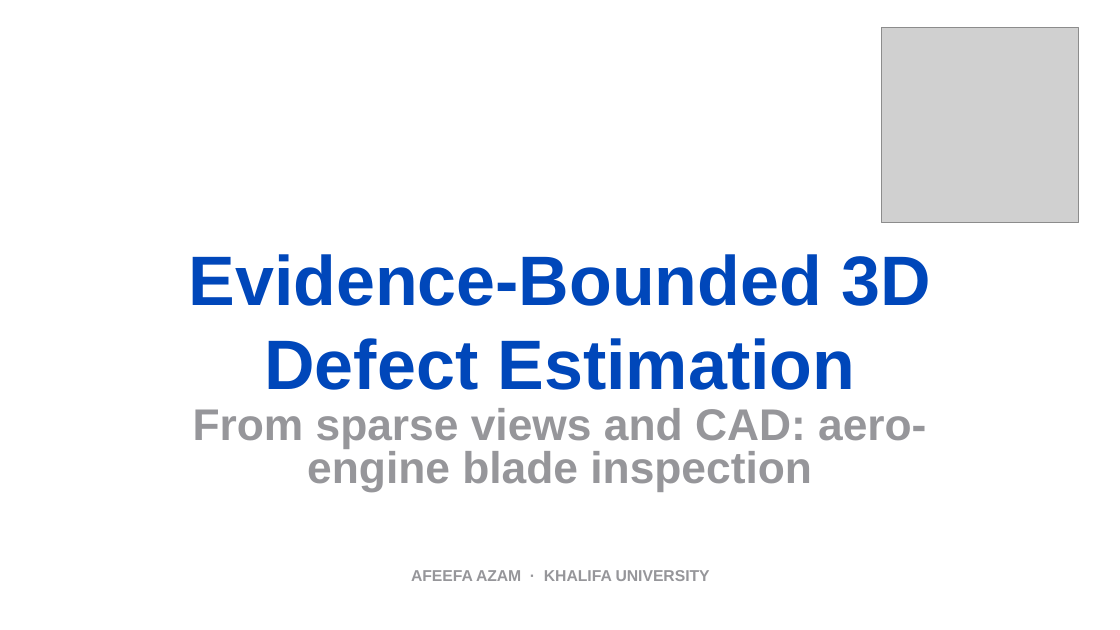
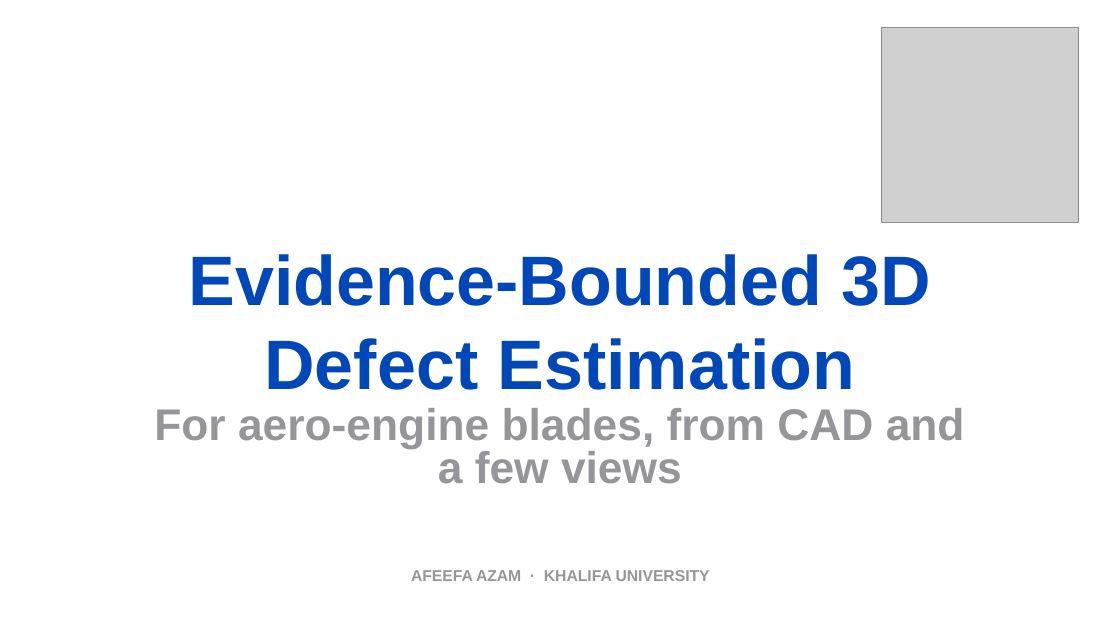
Before and after one commit to afeefaaazam03/3D-Jetblade, a slide deck: slide 1 of media/BladeDelta_professor_talk.pptx. Drawn at 1120x630 pixels with LibreOffice and Linux fonts; fonts in the diff are those of the drawing; grey boxes stand for pictures; background and template pictures are left out. Boxes give left, top, right and bottom in pixels: in the first picture for what was removed or moved away, otherwise in the second. Text is boxed around its words. In the diff, an @@ line names an element or a change of style, - is before the commit and + after.

```diff
--- a/media/BladeDelta_professor_talk.pptx
+++ b/media/BladeDelta_professor_talk.pptx
@@ subtitle at box(154, 408, 965, 484): text changed @@
-From sparse views and CAD: aero-engine blade inspection
+For aero-engine blades, from CAD and a few views
```
